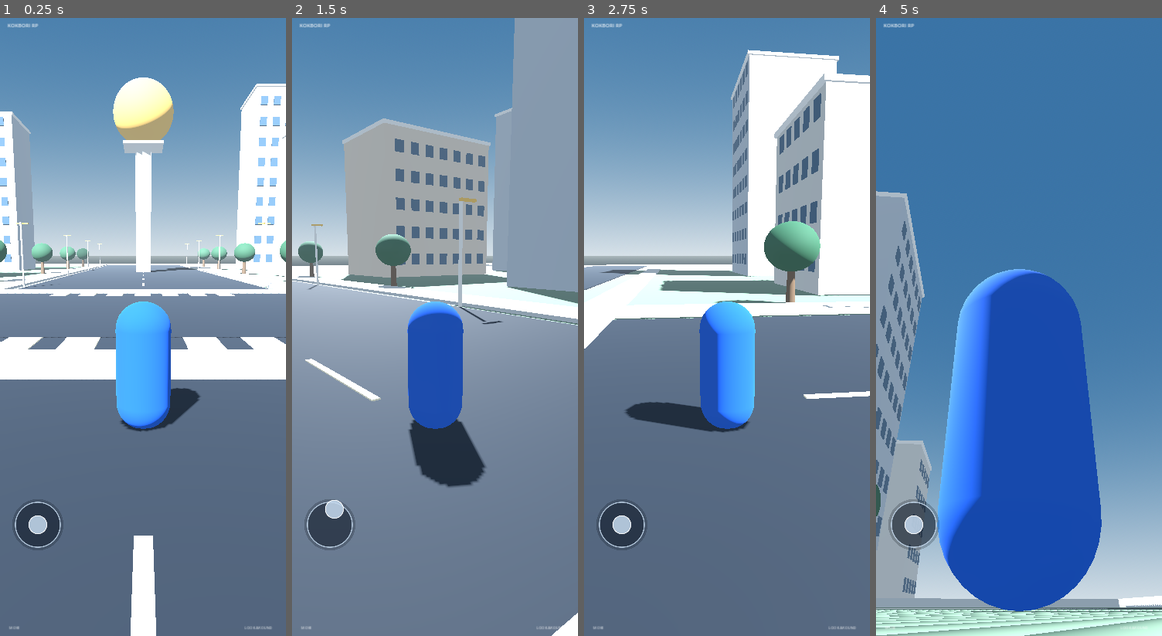
Above: before the commit, frames 1-4 (left to right).
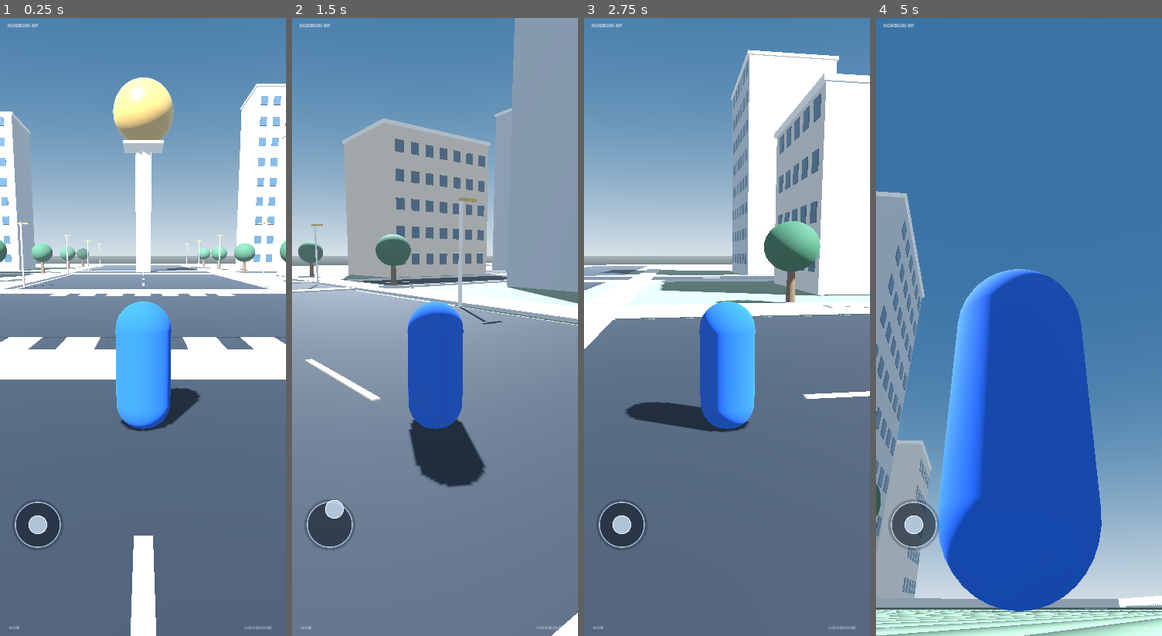
Above: after the commit, the same moments.

Repository: rizerize820-boop/Kokbori
Game: Godot game, scene res://scenes/main.tscn
The game is run twice, just before and just after one commit, with the same random seed, the same clock (stepped at 60 frames per second) and the same inputs.
Inputs (mouse positions are in pixels of both pictures, inside the frame that each line leads up to):
- Up to frame 1 (0.25 s): no input
- Up to frame 2 (1.5 s): tap Enter at 0.5 s; move the mouse to (497, 296) at 0.52 s; hold D (move_right) 0.53-1.25 s; click (497, 296) at 0.67 s; drag from (377, 357) to (420, 450) at 1.27 s
- Up to frame 3 (2.75 s): move the mouse to (755, 191) at 2.02 s; hold D (move_right) from 2.03 s (still down)
- Up to frame 4 (5 s): release D (move_right) at 2.75 s; drag from (1004, 450) to (933, 234) at 2.77 s; tap Space at 3.5 s; move the mouse to (1104, 419) at 3.52 s; hold A (move_left) 3.53-4.25 s; drag from (933, 234) to (976, 172) at 4.27 s

The runs differ from the first frame. In frame 1, 1.9% of the frame differs, in the area x 0-97%, y 9-42%; in frame 2, 0.8%; in frame 3, 0.7%; in frame 4, 0.8%.

Commit message:
Improve Astana-inspired street grid and material finish

Diff:
--- a/Engine/scripts/main.gd
+++ b/Engine/scripts/main.gd
@@ -8,6 +8,7 @@
 func _ready() -> void:
 	_build_materials()
 	_build_environment()
+	_build_street_grid()
 	_build_city()
 	var player := CharacterBody3D.new()
 	player.set_script(PlayerScript)
@@ -26,9 +27,14 @@
 	materials["building_b"] = _material(Color("#9fa9b2"))
 	materials["building_c"] = _material(Color("#c5b9a7"))
 	materials["glass"] = _material(Color("#38566c"))
+	(materials["glass"] as StandardMaterial3D).roughness = 0.34
+	(materials["glass"] as StandardMaterial3D).metallic = 0.18
 	materials["trim"] = _material(Color("#d7d9d6"))
 	materials["gold"] = _material(Color("#d9ae58"))
+	(materials["gold"] as StandardMaterial3D).roughness = 0.28
+	(materials["gold"] as StandardMaterial3D).metallic = 0.52
 	materials["water"] = _material(Color("#285d78"))
+	(materials["water"] as StandardMaterial3D).roughness = 0.22
 	materials["tree"] = _material(Color("#315c42"))
 	materials["trunk"] = _material(Color("#66513c"))
 
@@ -87,6 +93,23 @@
 	sun.shadow_enabled = true
 	add_child(sun)
 	_solid_box(self, Vector3(0, -0.3, 0), Vector3(220, 0.5, 220), materials["grass"])
+
+func _build_street_grid() -> void:
+	# Secondary streets create a connected city grid around the central avenue.
+	for x in [-37.0, 37.0]:
+		_visual_box(self, Vector3(x, -0.012, 0), Vector3(7.0, 0.075, 150.0), materials["road"])
+		_visual_box(self, Vector3(x - 4.5, 0.055, 0), Vector3(1.5, 0.13, 150.0), materials["sidewalk"])
+		_visual_box(self, Vector3(x + 4.5, 0.055, 0), Vector3(1.5, 0.13, 150.0), materials["sidewalk"])
+	for z in [-40.0, 40.0]:
+		_visual_box(self, Vector3(0, -0.01, z), Vector3(150.0, 0.075, 7.0), materials["road"])
+		_visual_box(self, Vector3(0, 0.055, z - 4.5), Vector3(150.0, 0.13, 1.5), materials["sidewalk"])
+		_visual_box(self, Vector3(0, 0.055, z + 4.5), Vector3(150.0, 0.13, 1.5), materials["sidewalk"])
+	for x in [-37.0, 37.0]:
+		for z in range(-64, 65, 16):
+			_visual_box(self, Vector3(x, 0.035, float(z)), Vector3(0.12, 0.02, 2.4), materials["line"])
+	for z in [-40.0, 40.0]:
+		for x in range(-64, 65, 16):
+			_visual_box(self, Vector3(float(x), 0.035, z), Vector3(2.4, 0.02, 0.12), materials["line"])
 
 func _build_city() -> void:
 	# Main avenue, side streets and sidewalks.
